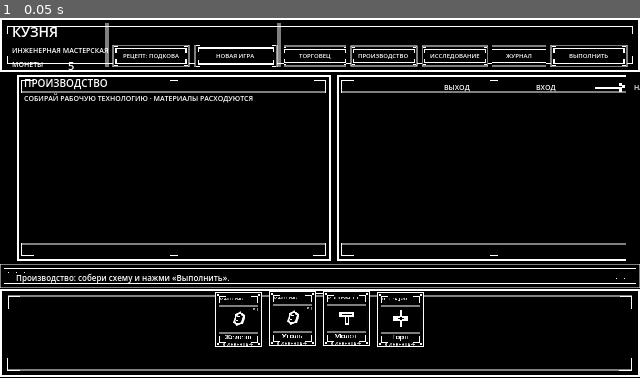
Above: before the commit, frame 1.
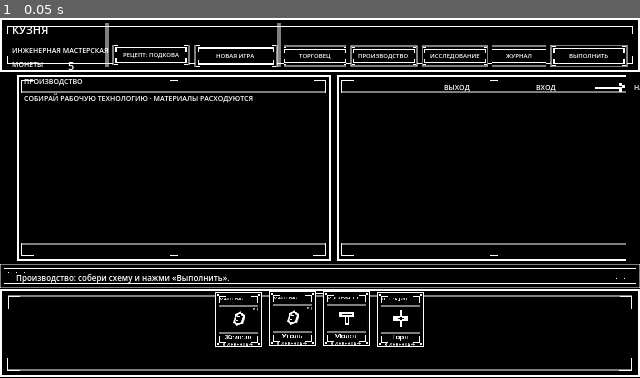
Above: after the commit, the same moment.

Repository: Blyaprint/new-1-bit-kuznya
Game: Godot game, scene res://scenes/board_prototype.tscn
The game is run twice, just before and just after one commit, with the same random seed, the same clock (stepped at 60 frames per second) and the same inputs.
Inputs:
- Up to frame 1 (0.05 s): no input

The runs differ from the first frame. In frame 1, 0.6% of the frame differs, in the area x 2-30%, y 2-20%.

Commit message:
Tighten HUD typography and button height for 640x360 layout

Diff:
--- a/scenes/board_prototype.tscn
+++ b/scenes/board_prototype.tscn
@@ -70,7 +70,7 @@
 offset_left = 112.0
 offset_top = 27.0
 offset_right = 190.0
-offset_bottom = 49.0
+offset_bottom = 47.0
 button_text = "РЕЦЕПТ: ПОДКОВА"
 
 [node name="NewGameButton" parent="HeaderButtons" instance=ExtResource("5")]
@@ -156,7 +156,7 @@
 offset_right = 220.0
 offset_bottom = 74.0
 theme_override_colors/font_color = Color(1, 1, 1, 1)
-theme_override_font_sizes/font_size = 10
+theme_override_font_sizes/font_size = 7
 mouse_filter = 2
 
 [node name="BoardSubtitle" type="Label" parent="."]
@@ -310,7 +310,7 @@
 offset_right = 104.0
 offset_bottom = 25.0
 theme_override_colors/font_color = Color(1, 1, 1, 1)
-theme_override_font_sizes/font_size = 14
+theme_override_font_sizes/font_size = 11
 text = "КУЗНЯ"
 mouse_filter = 2
 
@@ -328,7 +328,7 @@
 offset_left = 12.0
 offset_top = 41.0
 offset_right = 64.0
-offset_bottom = 53.0
+offset_bottom = 51.0
 theme_override_colors/font_color = Color(1, 1, 1, 1)
 theme_override_font_sizes/font_size = 7
 text = "МОНЕТЫ"
